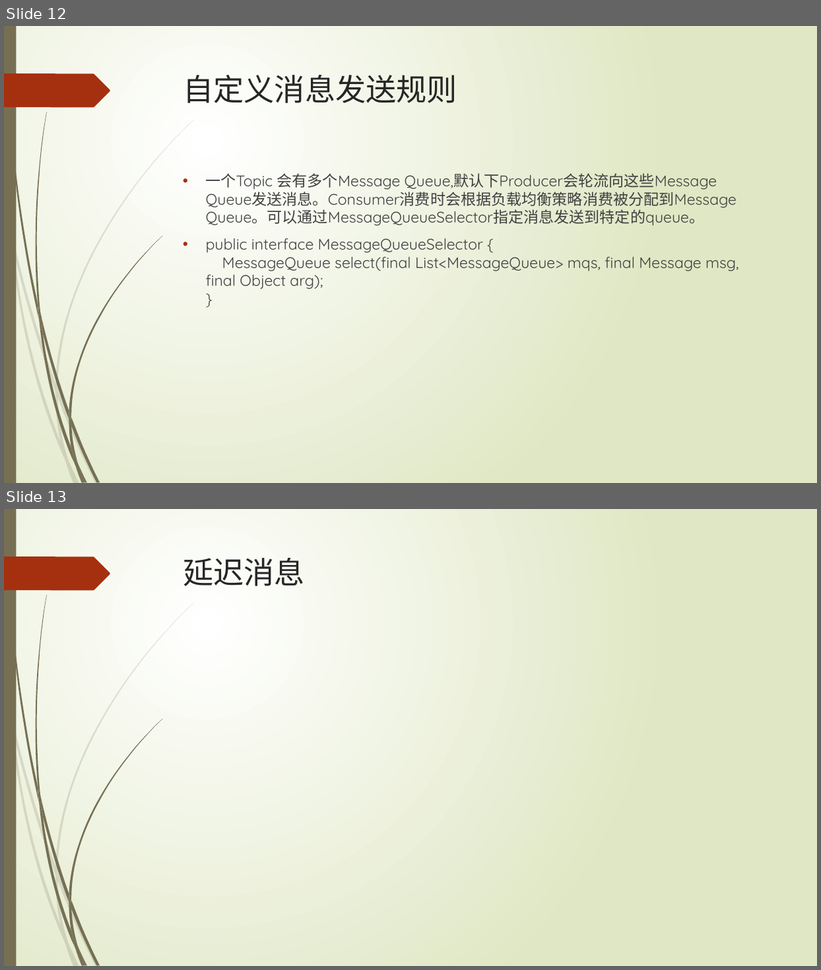
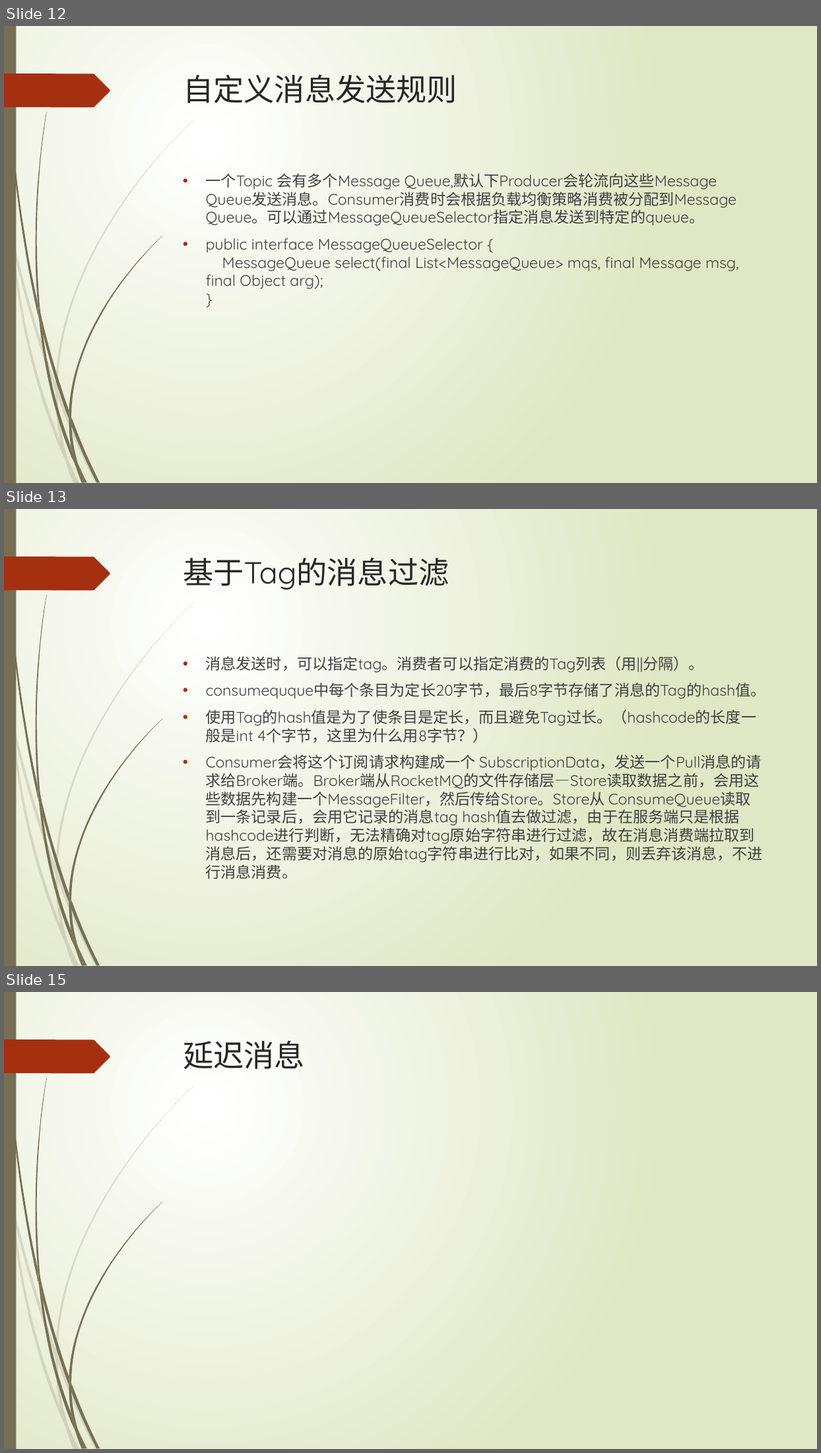
Before and after one commit to xljnc/rocketmqLearning, a slide deck: doc/RocketMQ简介.pptx. Shown one above the other, each under a label of ours: slides 12 and 13 before the commit, slides 12, 13 and 15 after it; the slides between them are not shown. The pictures are 821x970 and 821x1453 pixels, drawn with LibreOffice and Linux fonts; fonts in the diff are those of the drawing. Boxes give left, top, right and bottom in pixels: in the first picture for what was removed or moved away, otherwise in the second. Text is boxed around its words. In the diff, an @@ line names an element or a change of style, - is before the commit and + after.

```diff
--- a/doc/RocketMQ简介.pptx
+++ b/doc/RocketMQ简介.pptx
@@ slide 13 added at [4, 509, 817, 966], background gradient #FFFFFF to #DFE8C4; not listed: 24 template elements that a slide beside it also shows @@
@@ title added at [183, 558, 449, 590], 36 pt, text #262626 @@
+基于Tag的消息过滤
@@ text added at [206, 654, 766, 879], 18 pt, text #404040 @@
+• 消息发送时，可以指定tag。消费者可以指定消费的Tag列表（用||分隔）。
+• consumequque中每个条目为定长20字节，最后8字节存储了消息的Tag的hash值。
+• 使用Tag的hash值是为了使条目是定长，而且避免Tag过长。（hashcode的长度一般是int 4个字节，这里为什么用8字节？）
+• Consumer会将这个订阅请求构建成一个 SubscriptionData，发送一个Pull消息的请求给Broker端。Broker端从RocketMQ的文件存储层—Store读取数据之前，会用这些数据先构建一个MessageFilter，然后传给Store。Store从 ConsumeQueue读取到一条记录后，会用它记录的消息tag hash值去做过滤，由于在服务端只是根据hashcode进行判断，无法精确对tag原始字符串进行过滤，故在消息消费端拉取到消息后，还需要对消息的原始tag字符串进行比对，如果不同，则丢弃该消息，不进行消息消费。
@@ what was slide 13 is now slide 15 @@
```
Also in this commit, not shown: 1 slide changed, 1 other slide added, 3 other files.
